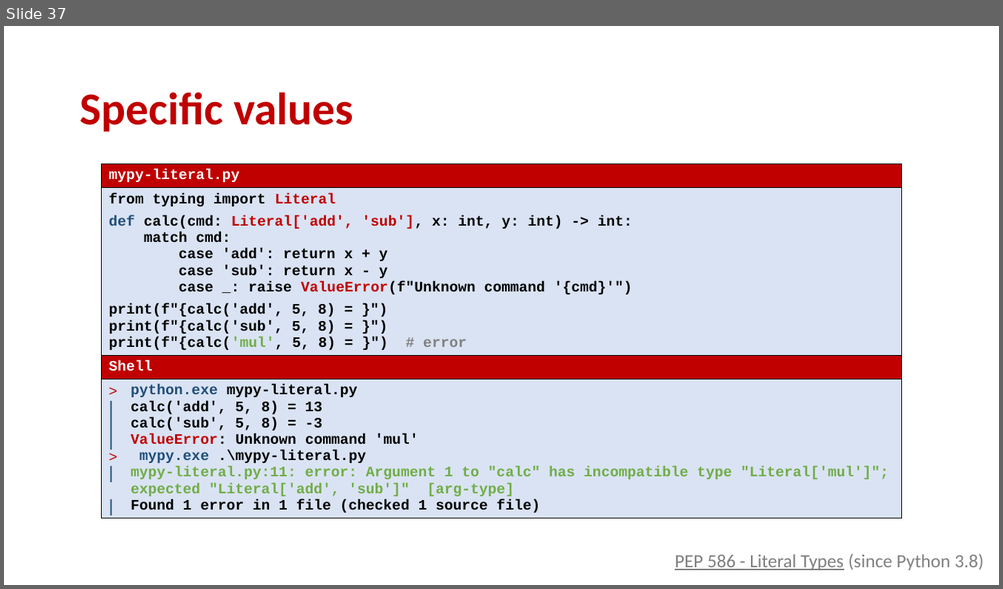
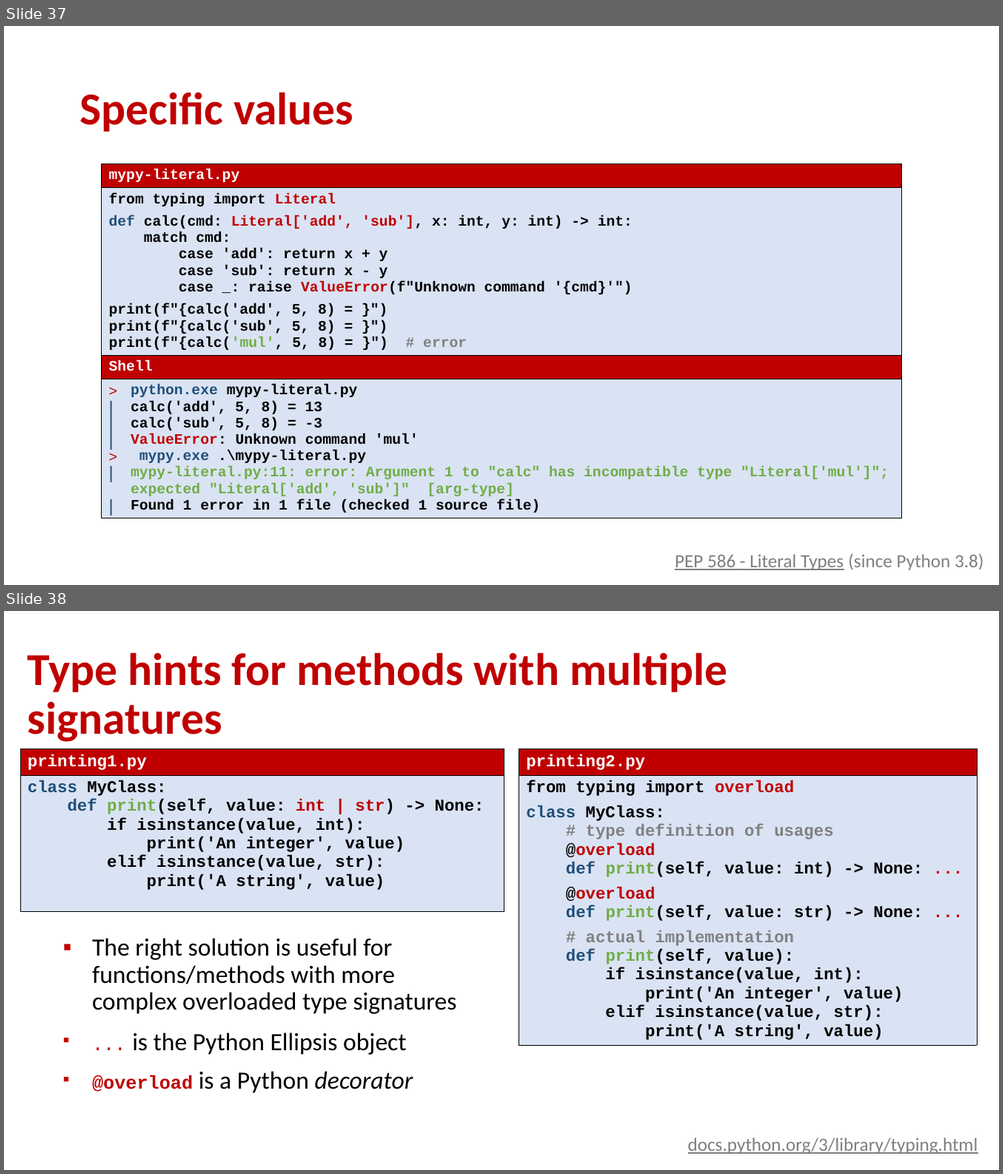
Before and after one commit to gsbrodal/gsbrodal.github.io, a slide deck: ipsa/slides/testing.pptx. Shown one above the other, each under a label of ours: slide 37 before the commit, slides 37 and 38 after it. The pictures are 1003x589 and 1003x1174 pixels, drawn with LibreOffice and Linux fonts; fonts in the diff are those of the drawing. Boxes give left, top, right and bottom in pixels: in the first picture for what was removed or moved away, otherwise in the second. Text is boxed around its words. In the diff, an @@ line names an element or a change of style, - is before the commit and + after.

```diff
--- a/ipsa/slides/testing.pptx
+++ b/ipsa/slides/testing.pptx
@@ slide 38 added at <box>4,611,999,1170</box>, background #FFFFFF @@
@@ title added at <box>28,652,727,742</box>, 44 pt, text #C00000, bold @@
+Type hints for methods with multiple signatures
@@ table added at <box>20,749,504,912</box>, 2 rows, 1 columns @@
+printing1.py
+class MyClass: / def print(self, value: int | str) -> None: / if isinstance(value, int): / print('An integer', value) / elif isinstance(value, str): / print('A string', value)
@@ table added at <box>519,749,977,1061</box>, 2 rows, 1 columns @@
+printing2.py
+from typing import overload / class MyClass: / # type definition of usages / @overload / def print(self, value: int) -> None: ... / @overload / def print(self, value: str) -> None: ... / # actual implementation / def print(self, value): / if isinstance(value, int): / print('An integer', value) / elif isinstance(value, str): / print('A string', value)
@@ text added at <box>92,938,457,1093</box>, 24 pt, text #000000 @@
+▪ The right solution is useful for functions/methods with more complex overloaded type signatures
+▪ ... is the Python Ellipsis object
+▪ @overload is a Python decorator
@@ text added at <box>688,1138,978,1155</box>, 18 pt, text #7F7F7F, underline @@
+docs.python.org/3/library/typing.html
```
Also in this commit, not shown: 1 slide changed, 1 other slide added, 5 other files.
